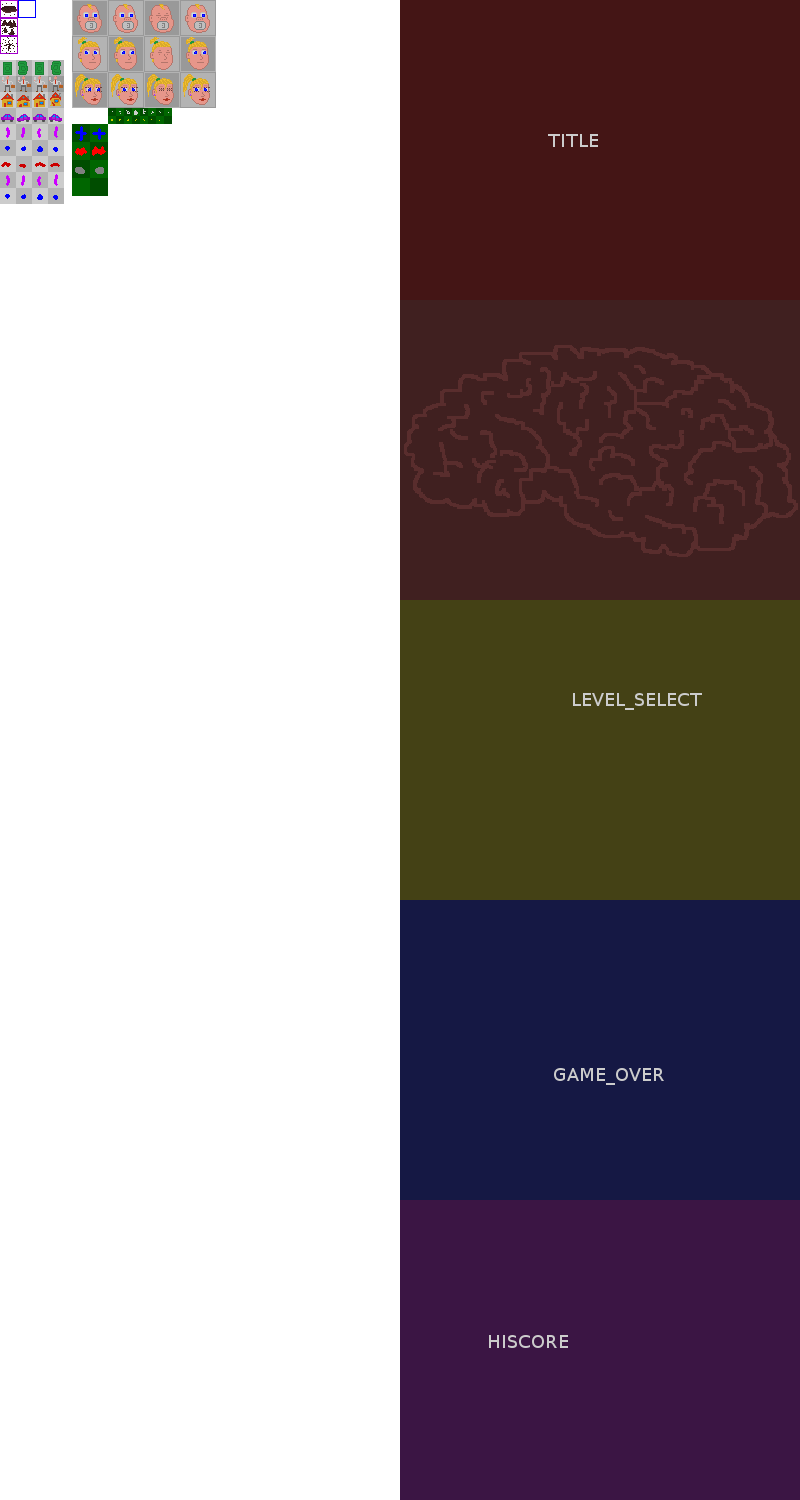
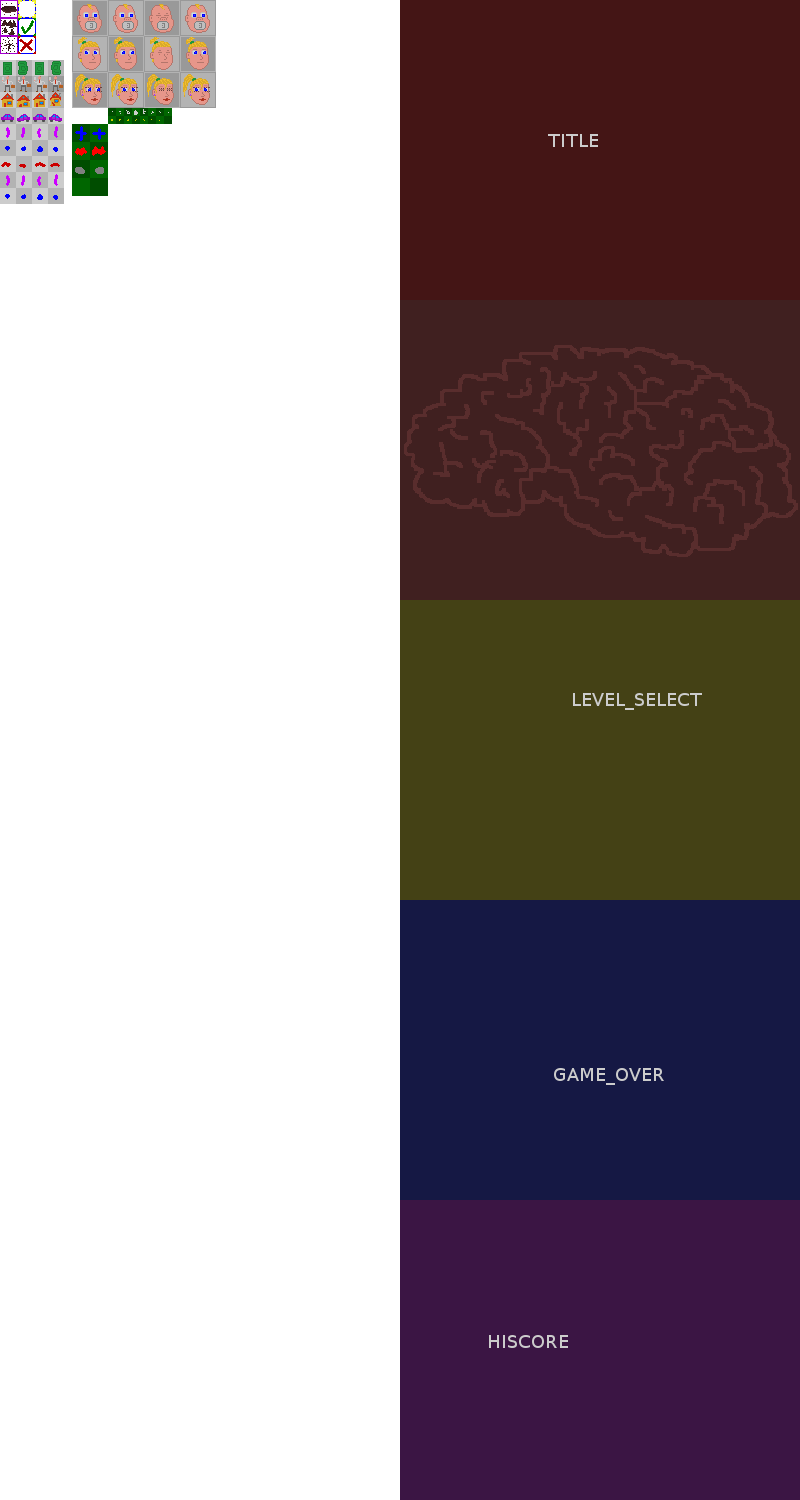
Two versions of the same layered image (800 × 1500). Layer-by-layer changes:
painted on "gfx" over [18, 0, 36, 54]
painted on "helpers" over [18, 0, 36, 54]
